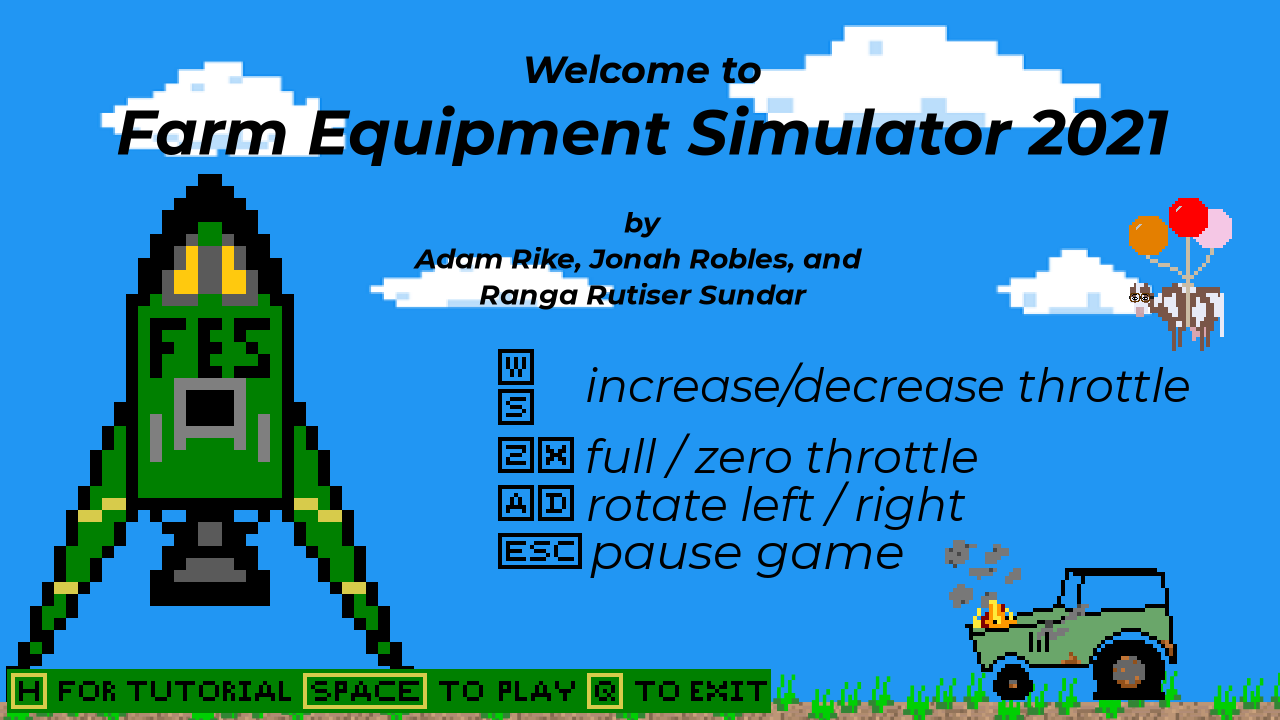
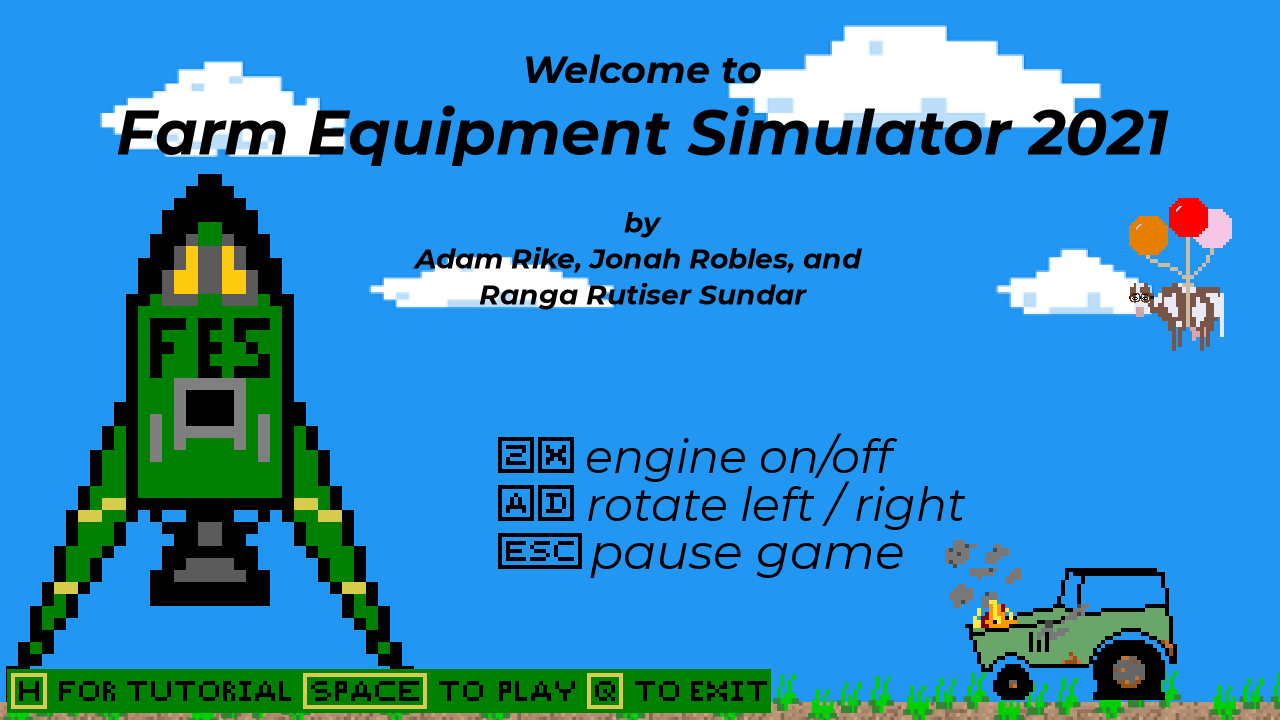
Layers edited between the first and the second 1280x720 image:
renamed "full / zero throttle" to "engine on/off", painted on it over (586, 433, 977, 482)
hid "increase/decrease throttle" over (587, 362, 1189, 407)
hid "WS" over (498, 349, 534, 425)
